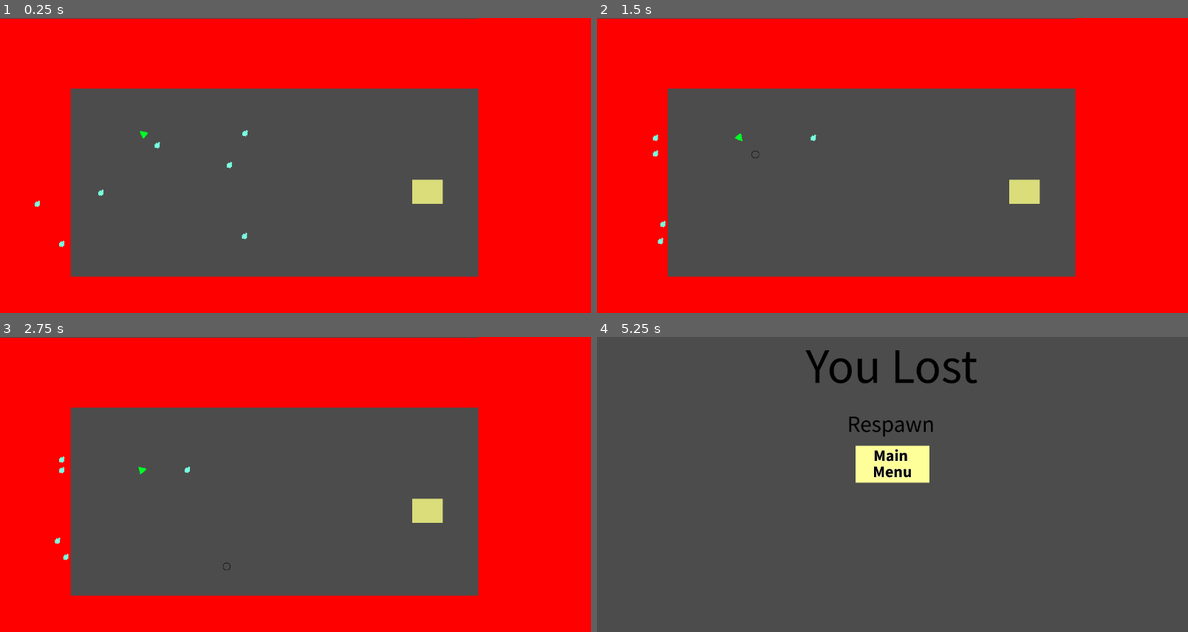
Above: before the commit, frames 1-4 (two rows, left to right).
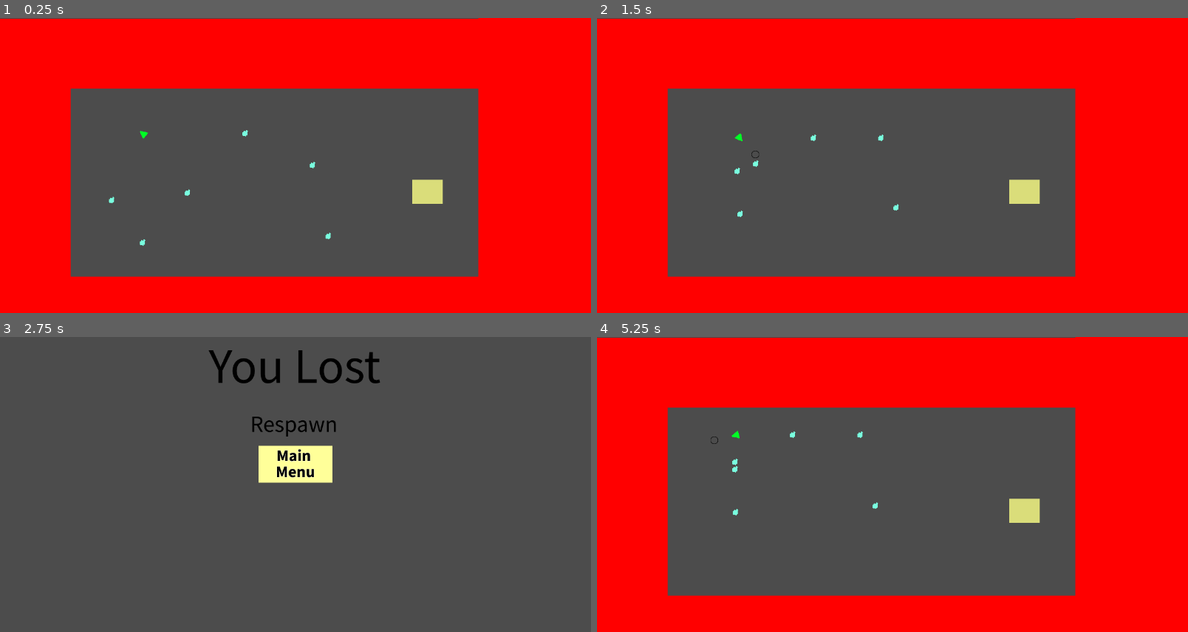
Above: after the commit, the same moments.

Repository: bentuttle2000/Game-Jam-F2021-2pm
Game: Godot game, scene res://Stages/StageOne.tscn
Two runs of this game, one before a commit and one after it. Both use one fixed random seed, a clock stepped at 60 frames per second and the inputs below.
Inputs (mouse positions are in pixels of both pictures, inside the frame that each line leads up to):
- Up to frame 1 (0.25 s): no input
- Up to frame 2 (1.5 s): move the mouse to (1022, 150) at 0.52 s; press the mouse at (1022, 150) at 0.53 s; hold D (ui_right) 0.53-1.28 s; move the mouse to (774, 180) at 1.27 s; release the mouse at (774, 180) at 1.28 s; hold S (ui_down) from 1.28 s (still down); tap E (use_action) at 1.35 s
- Up to frame 3 (2.75 s): move the mouse to (354, 419) at 2.02 s; release S (ui_down) at 2.03 s; press the mouse at (354, 419) at 2.03 s; hold D (ui_right) from 2.03 s (still down)
- Up to frame 4 (5.25 s): release D (ui_right) at 2.75 s; release the mouse at (951, 419) at 2.75 s; click (892, 425) at 2.77 s; move the mouse to (862, 543) at 3.52 s; hold W (ui_up) 3.53-4.28 s; tap E (use_action) at 3.6, 5.1 s; move the mouse to (1069, 528) at 4.27 s; press the mouse at (1069, 528) at 4.28 s; hold A (ui_left) from 4.28 s (still down); move the mouse to (715, 440) at 5.02 s; release the mouse at (715, 440) at 5.03 s

The runs differ from the first frame. In frame 1, 0.2% of the frame differs, in the area x 5-56%, y 42-78%; in frame 2, 0.2%; in frame 3, 58%; in frame 4, 58%, in the area x 0-100%, y 0-100%.

Commit message:
removed duplicated enemies that were acting weird

Diff:
--- a/GameJam/Stages/StageOne.tscn
+++ b/GameJam/Stages/StageOne.tscn
@@ -26,24 +26,6 @@
 position = Vector2( 1205.72, 327.187 )
 scale = Vector2( 21.2423, 42.2039 )
 
-[node name="Enemy" parent="." instance=ExtResource( 2 )]
-position = Vector2( 418.844, 392.379 )
-
-[node name="Enemy2" parent="." instance=ExtResource( 2 )]
-position = Vector2( 229.163, 408.186 )
-
-[node name="Enemy3" parent="." instance=ExtResource( 2 )]
-position = Vector2( 533.917, 289.782 )
-
-[node name="Enemy4" parent="." instance=ExtResource( 2 )]
-position = Vector2( 689.569, 332.86 )
-
-[node name="Enemy5" parent="." instance=ExtResource( 2 )]
-position = Vector2( 301.383, 500.594 )
-
-[node name="Enemy6" parent="." instance=ExtResource( 2 )]
-position = Vector2( 723.037, 486.865 )
-
 [node name="LevelTransition" parent="." instance=ExtResource( 4 )]
 position = Vector2( 926, 377 )
 target_stage = "res://StageTwo.tscn"
@@ -59,17 +41,8 @@
 [node name="Enemy" parent="." instance=ExtResource( 2 )]
 position = Vector2( 418.844, 392.379 )
 
-[node name="Enemy" parent="." instance=ExtResource( 2 )]
-position = Vector2( 418.844, 392.379 )
-
 [node name="Enemy2" parent="." instance=ExtResource( 2 )]
 position = Vector2( 229.163, 408.186 )
-
-[node name="Enemy2" parent="." instance=ExtResource( 2 )]
-position = Vector2( 229.163, 408.186 )
-
-[node name="Enemy3" parent="." instance=ExtResource( 2 )]
-position = Vector2( 533.917, 289.782 )
 
 [node name="Enemy3" parent="." instance=ExtResource( 2 )]
 position = Vector2( 543.917, 259.782 )
